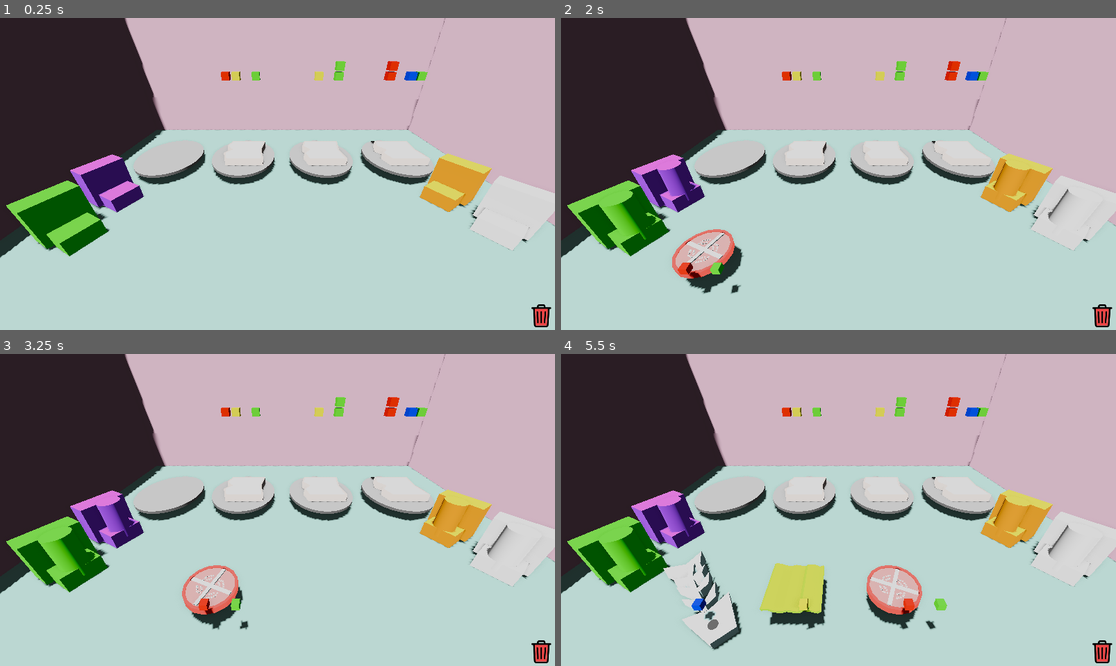
Above: before the commit, frames 1-4 (two rows, left to right).
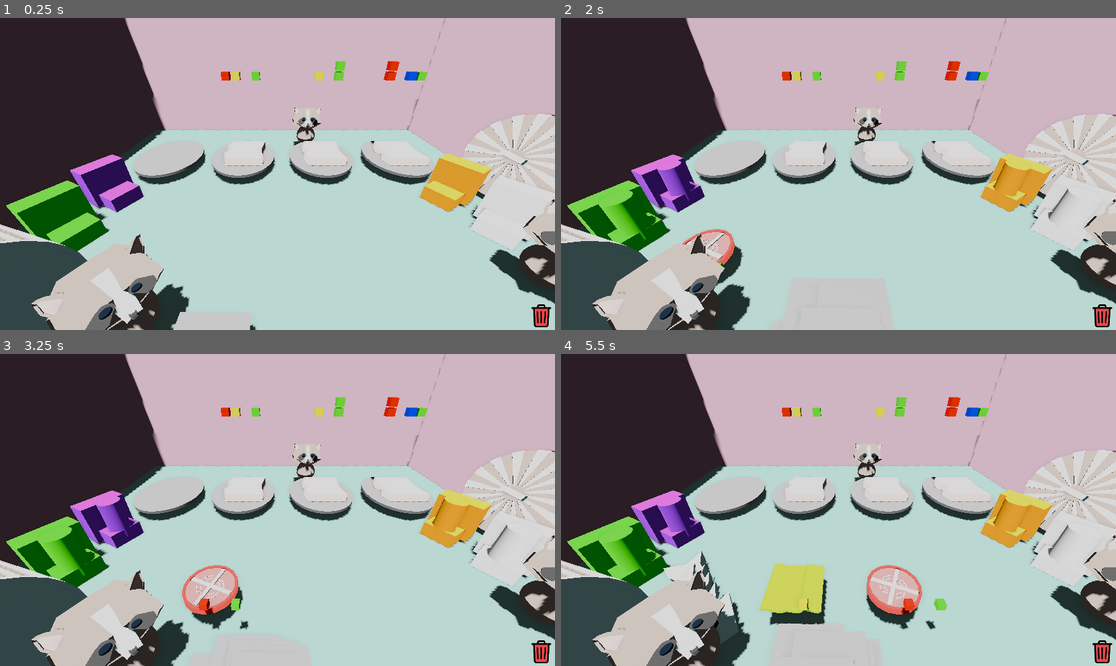
Above: after the commit, the same moments.

Repository: gabrield67/Sandwich-Shop
Game: Godot game, scene res://scenes/game_art.tscn
Same seed, same stepped clock (60 frames per second), same inputs: the game is played once before the commit and once after it. This scene is started directly instead of the project's main scene.
Inputs (mouse positions are in pixels of both pictures, inside the frame that each line leads up to):
- Up to frame 1 (0.25 s): no input
- Up to frame 2 (2 s): tap Enter at 0.5 s; move the mouse to (960, 158) at 0.52 s; click (960, 158) at 0.67 s; tap Space at 1.25 s; drag from (727, 189) to (810, 236) at 1.27 s
- Up to frame 3 (3.25 s): move the mouse to (333, 441) at 2.02 s; click (333, 441) at 2.17 s; drag from (249, 572) to (111, 463) at 2.77 s
- Up to frame 4 (5.5 s): move the mouse to (1005, 556) at 3.52 s; click (1005, 556) at 3.67 s; drag from (672, 463) to (755, 432) at 4.27 s; move the mouse to (866, 510) at 5.02 s; click (866, 510) at 5.17 s

The runs differ from the first frame. In frame 1, 9.0% of the frame differs, in the area x 0-100%, y 28-100%; in frame 2, 9.5%; in frame 3, 9.0%; in frame 4, 9.7%.
Error in both runs: Invalid assignment of property or key 'wait_time' with value of type 'int' on a base object of type 'null instance'. (res://scenes/game_manager.gd:43)

Commit message:
some art scene and slime particles started

Diff:
--- a/scenes/game_art.tscn
+++ b/scenes/game_art.tscn
@@ -9,6 +9,9 @@
 [ext_resource type="AudioStream" uid="uid://cuwtp2lhf4g5" path="res://sounds/music/rpg_brandon_morris_oga_hael_DB.ogg" id="7_qosn7"]
 [ext_resource type="PackedScene" uid="uid://b4kkoakbexh8r" path="res://models/walls.tscn" id="8_cccns"]
 [ext_resource type="PackedScene" uid="uid://cmanph4x4jobr" path="res://scenes/upgrade_manager.tscn" id="9_6esf2"]
+[ext_resource type="PackedScene" uid="uid://yahuxvrjhitd" path="res://models/trash_base.tscn" id="10_oigvx"]
+[ext_resource type="PackedScene" uid="uid://dt2rm3uiki2lg" path="res://models/trash_lid.tscn" id="11_28nyi"]
+[ext_resource type="PackedScene" uid="uid://c124rtdal8yfg" path="res://models/whole_raccoon_model.tscn" id="12_28nyi"]
 
 [sub_resource type="BoxShape3D" id="BoxShape3D_8cj0n"]
 
@@ -40,6 +43,8 @@
 "artist": "rubberduck",
 "genre": "sound effect"
 }
+
+[sub_resource type="PlaneMesh" id="PlaneMesh_ojg76"]
 
 [node name="Game_Art" type="Node3D" unique_id=1126054119]
 script = ExtResource("1_egqwa")
@@ -94,3 +99,28 @@
 
 [node name="UpgradeManager" parent="." unique_id=357130373 instance=ExtResource("9_6esf2")]
 transform = Transform3D(1, 0, 0, 0, 1, 0, 0, 0, 1, 0.38257766, 1.62287, -2.3773456)
+
+[node name="WholeTrash" type="Node3D" parent="." unique_id=527124321]
+
+[node name="trashBase" parent="WholeTrash" unique_id=1689667389 instance=ExtResource("10_oigvx")]
+transform = Transform3D(-0.003483935, 1.9960794, -0.65242034, -2.0999963, -0.0036653096, 0, -0.0011387254, 0.6524193, 1.9960825, -8.052, 2.82, 8.88)
+
+[node name="trashLid" parent="WholeTrash" unique_id=1689766337 instance=ExtResource("11_28nyi")]
+transform = Transform3D(-0.9150461, -2.040979, -0.535812, -2.1092823, 0.86804664, 0.29567432, -0.060154475, 0.6090151, -2.2170887, 12.49, 2.873, 1.411)
+
+[node name="CPUParticles3D" type="CPUParticles3D" parent="WholeTrash" unique_id=1484742347]
+transform = Transform3D(0.9997851, 0.020733062, 0, -0.020733062, 0.9997851, 0, 0, 0, 1, -0.7929859, 1.2047491, 9.257409)
+mesh = SubResource("PlaneMesh_ojg76")
+emission_shape = 3
+emission_box_extents = Vector3(1, 1, 1)
+direction = Vector3(0, 0, 1)
+gravity = Vector3(3.035, 0, 0)
+
+[node name="WholeRaccoonModel" parent="." unique_id=1874828909 instance=ExtResource("12_28nyi")]
+transform = Transform3D(1, 0, 0, 0, 1, 0, 0, 0, 1, 2.3718157, 2.80274, -5.5859857)
+
+[node name="WholeRaccoonModel2" parent="." unique_id=1225294822 instance=ExtResource("12_28nyi")]
+transform = Transform3D(0.5284532, 0, -0.8489624, 0, 1, 0, 0.8489624, 0, 0.5284532, 9.3198595, 2.80274, 6.7742877)
+
+[node name="WholeRaccoonModel3" parent="." unique_id=1311599801 instance=ExtResource("12_28nyi")]
+transform = Transform3D(0.5174297, 0, 0.8557257, 0, 1, 0, -0.8557257, 0, 0.5174297, -4.061961, 2.80274, 8.292091)
